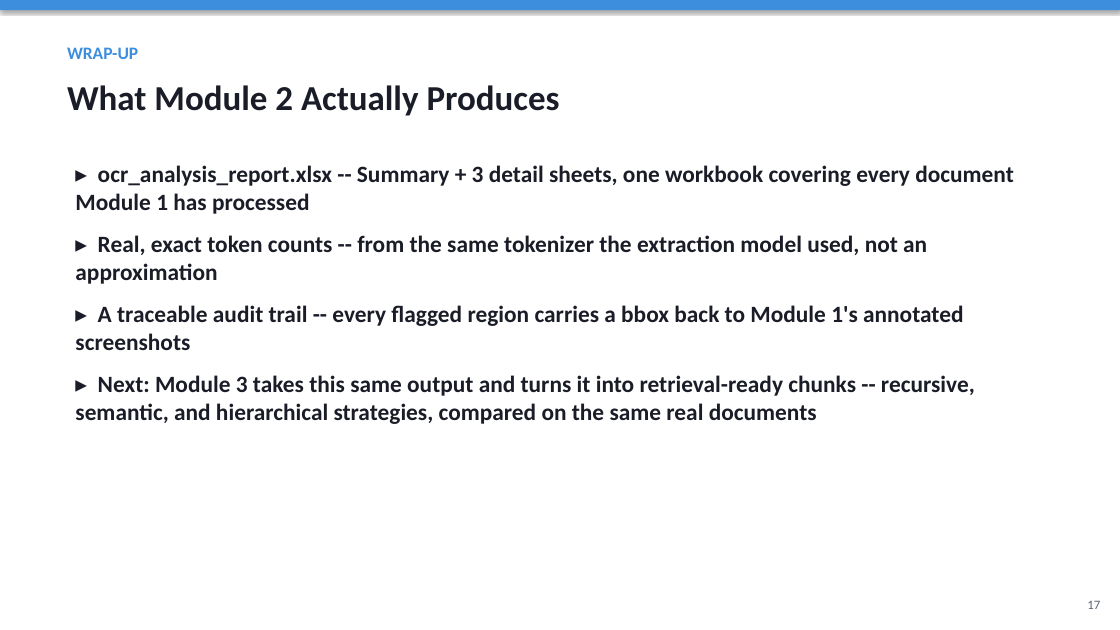
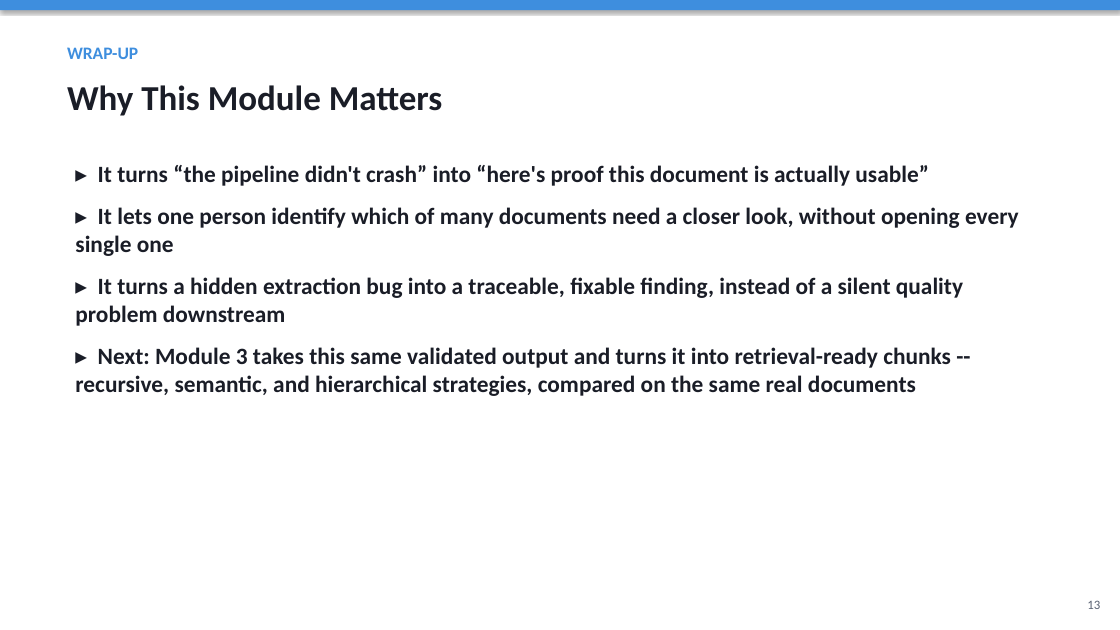
Before and after one commit to HITTESH2003/TRAINING, a slide deck: slide 13 of 2. ANALYSIS/Analysis_Module_Overview.pptx (slide 17 before the commit). Drawn at 1120x630 pixels with LibreOffice and Linux fonts; fonts in the diff are those of the drawing. Boxes give left, top, right and bottom in pixels: in the first picture for what was removed or moved away, otherwise in the second. Text is boxed around its words. In the diff, an @@ line names an element or a change of style, - is before the commit and + after.

```diff
--- a/2. ANALYSIS/Analysis_Module_Overview.pptx
+++ b/2. ANALYSIS/Analysis_Module_Overview.pptx
@@ text at box(67, 85, 443, 116): text changed @@
-What Module 2 Actually Produces
+Why This Module Matters
@@ text at box(75, 165, 1019, 396): text changed @@
-▸ ocr_analysis_report.xlsx -- Summary + 3 detail sheets, one workbook covering every document Module 1 has processed
-▸ Real, exact token counts -- from the same tokenizer the extraction model used, not an approximation
-▸ A traceable audit trail -- every flagged region carries a bbox back to Module 1's annotated screenshots
-▸ Next: Module 3 takes this same output and turns it into retrieval-ready chunks -- recursive, semantic, and hierarchical strategies, compared on the same real documents
+▸ It turns “the pipeline didn't crash” into “here's proof this document is actually usable”
+▸ It lets one person identify which of many documents need a closer look, without opening every single one
+▸ It turns a hidden extraction bug into a traceable, fixable finding, instead of a silent quality problem downstream
+▸ Next: Module 3 takes this same validated output and turns it into retrieval-ready chunks -- recursive, semantic, and hierarchical strategies, compared on the same real documents
@@ text at box(1087, 600, 1100, 609): text changed @@
-17
+13
```
Also in this commit, not shown: 9 other slides changed, 1 slide added, 5 slides removed, 1 other file.
